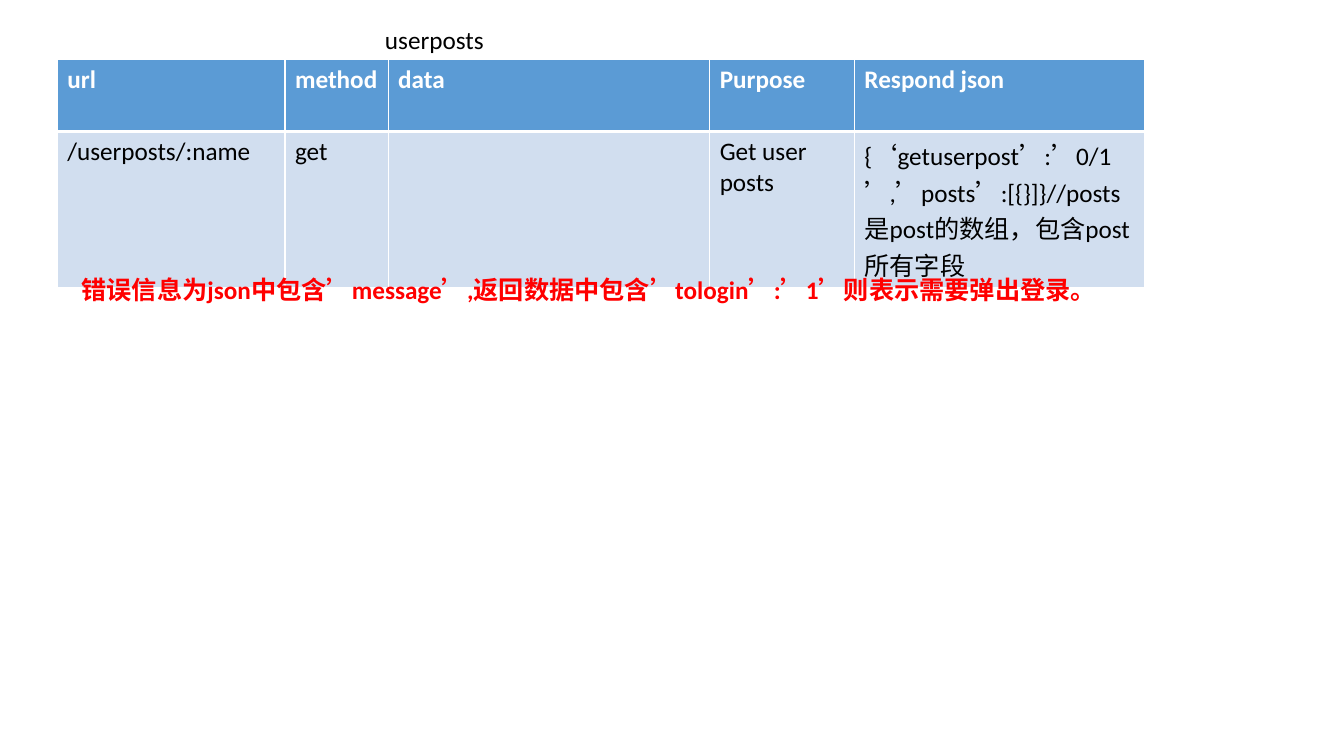
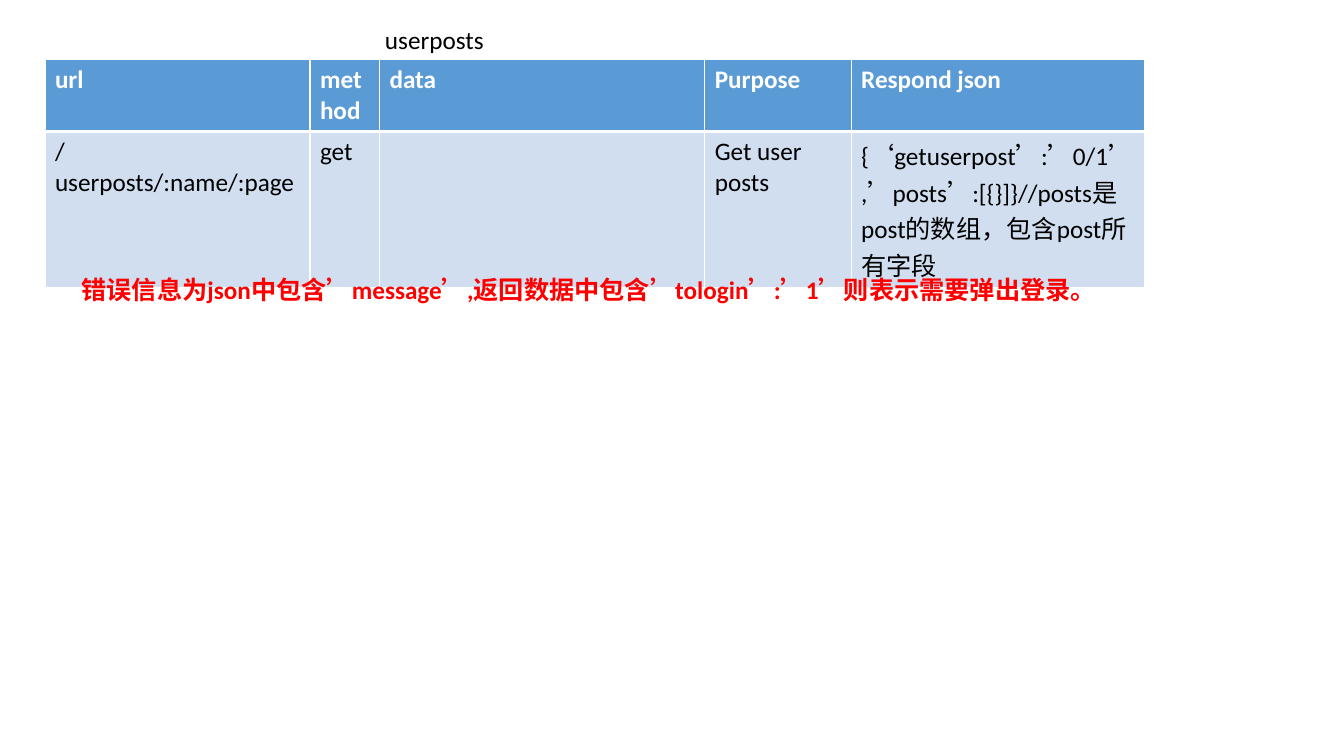
Before and after one commit to ruoqi-liu/WHUSE2018, a slide deck: slide 4 of aliinfo.pptx. Drawn at 1344x756 pixels with LibreOffice and Linux fonts; fonts in the diff are those of the drawing. Boxes give left, top, right and bottom in pixels: in the first picture for what was removed or moved away, otherwise in the second. Text is boxed around its words. In the diff, an @@ line names an element or a change of style, - is before the commit and + after.

```diff
--- a/aliinfo.pptx
+++ b/aliinfo.pptx
@@ table at [45, 59, 1145, 246] @@
-row 2, column 1: /userposts/:name
+row 2, column 1: /userposts/:name/:page
@@ table: place and size @@
-table at [57, 59, 1145, 246]
+table at [45, 59, 1145, 246]
```
Also in this commit, not shown: 2 other files.
